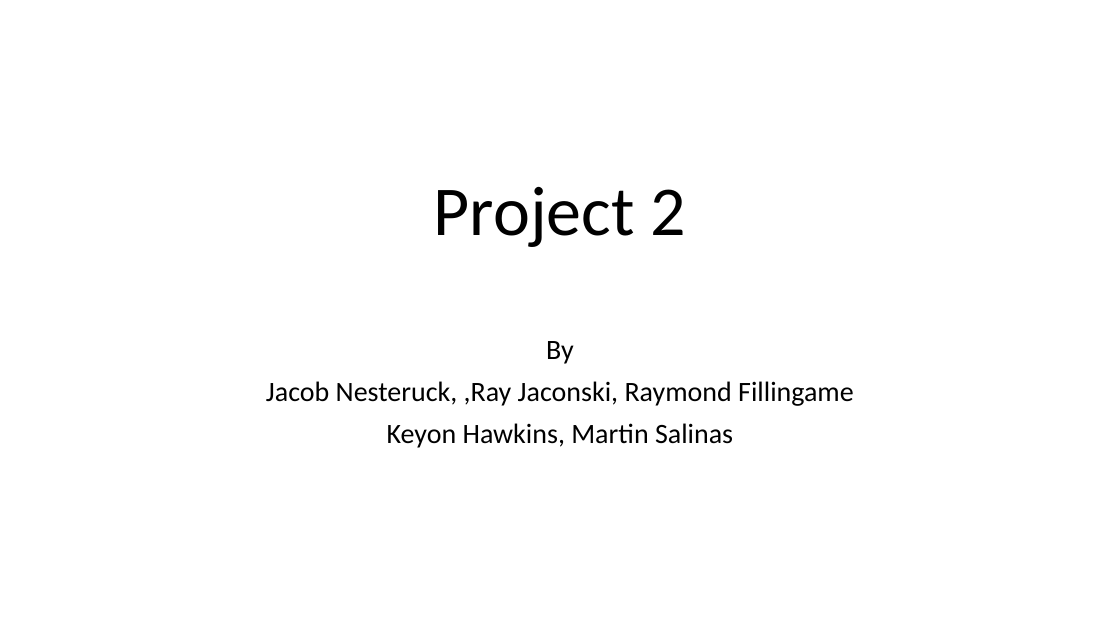
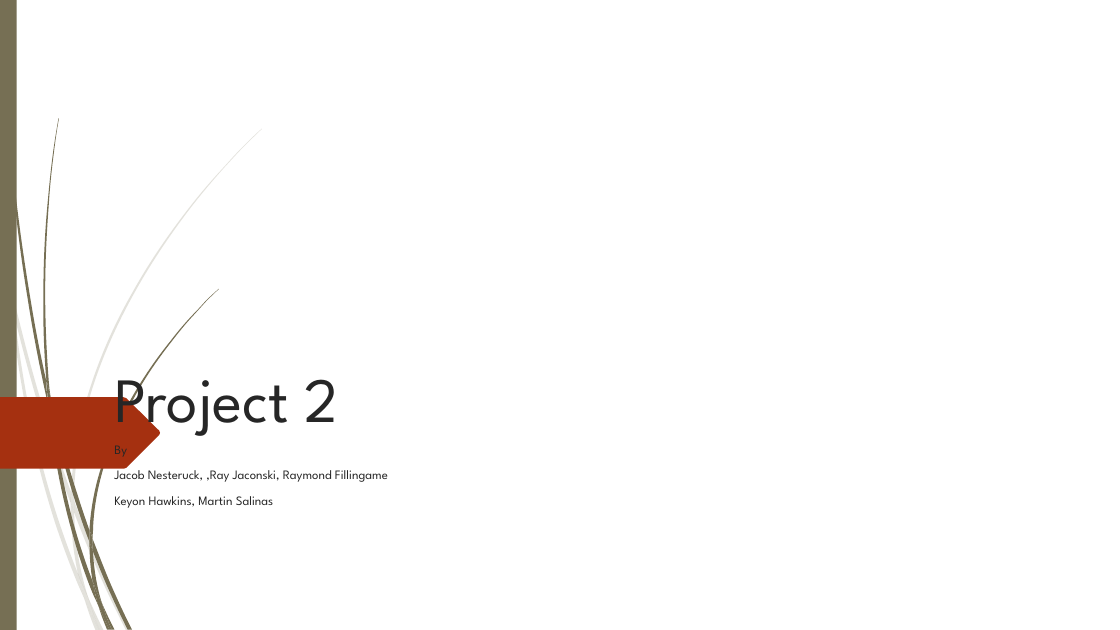
Before and after one commit to jnesteruck/rev-proj2, a slide deck: slide 1 of Project 2.pptx. Drawn at 1120x630 pixels with LibreOffice and Linux fonts; fonts in the diff are those of the drawing; background and template pictures are left out. Boxes give left, top, right and bottom in pixels: in the first picture for what was removed or moved away, otherwise in the second. Text is boxed around its words. In the diff, an @@ line names an element or a change of style, - is before the commit and + after.

```diff
--- a/Project 2.pptx
+++ b/Project 2.pptx
@@ rectangle added at box(0, 0, 17, 630), fill #766F54 @@
@@ title "Project 2": place and size @@
-title "Project 2" at box(434, 187, 685, 247)
+title "Project 2" at box(114, 358, 339, 440)
@@ title "Project 2" at box(114, 358, 339, 440): size 60 to 54 pt, font Calibri to League Spartan, text colour #000000 to #262626; alignment centre to left; line spacing 0.9 to 1 @@
@@ freeform shape added at box(0, 397, 160, 469), fill #A53010 @@
@@ subtitle "By": place and size @@
-subtitle "By" at box(266, 341, 854, 448)
+subtitle "By" at box(114, 445, 388, 508)
@@ subtitle "By" at box(114, 445, 388, 508): size 24 to 11 pt, font Calibri to League Spartan, text colour #000000 to #262626; alignment centre to left @@
@@ group added at box(0, 129, 262, 630): 10 freeform shapes @@
@@ group added at box(3, 0, 218, 630): 12 freeform shapes @@
```
Also in this commit, not shown: 6 other slides changed, 1 slide added, 1 slide removed.
